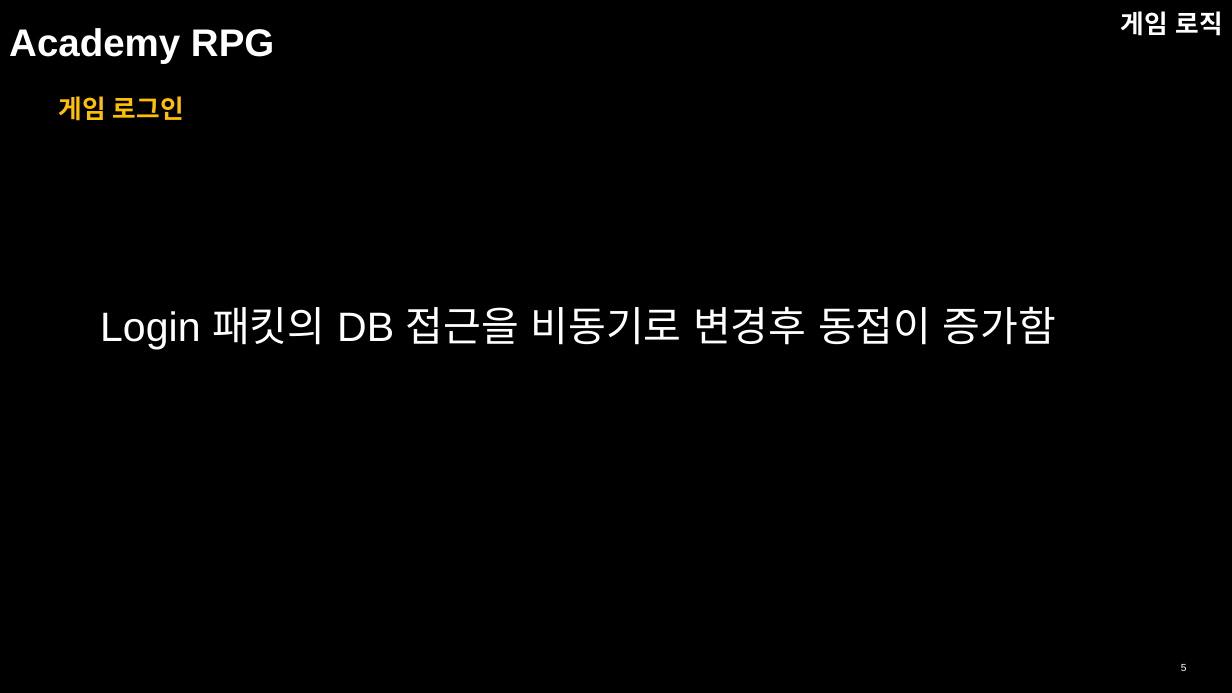
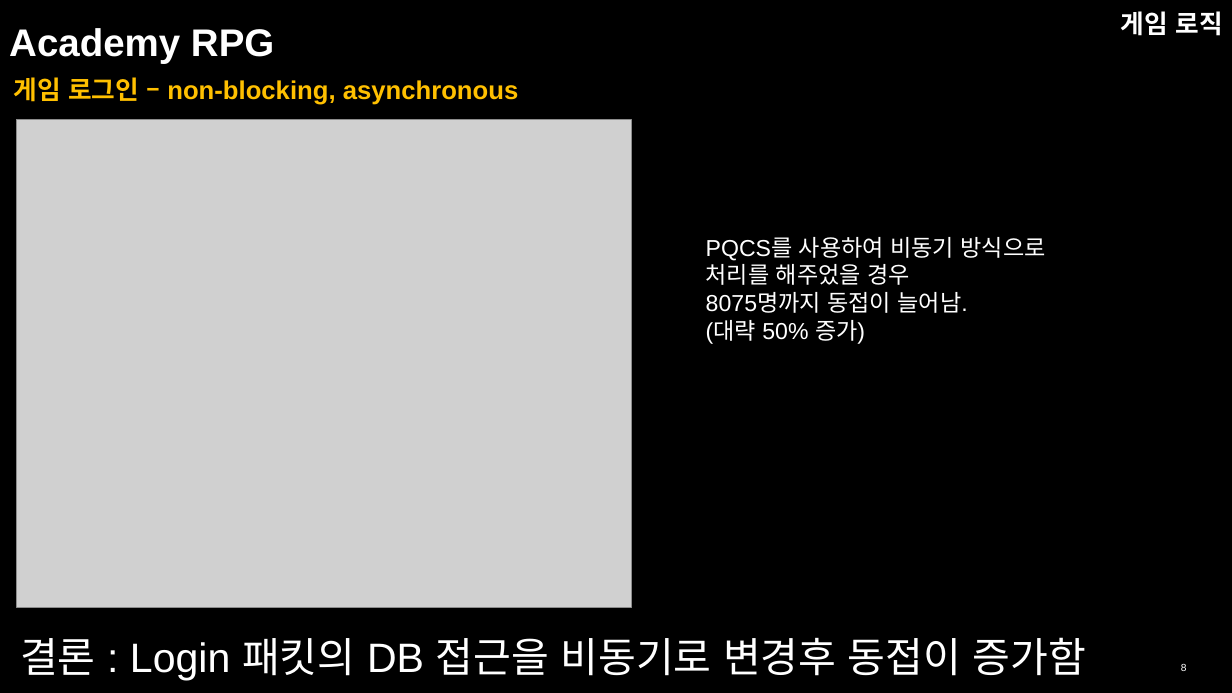
Before and after one commit to NewbieProgrammerCrew/graduation-project, a slide deck: slide 8 of 포트폴리오/이종혁 포트폴리오.pptx (slide 5 before the commit). Drawn at 1232x693 pixels with LibreOffice and Linux fonts; fonts in the diff are those of the drawing; grey boxes stand for pictures. Boxes give left, top, right and bottom in pixels: in the first picture for what was removed or moved away, otherwise in the second. Text is boxed around its words. In the diff, an @@ line names an element or a change of style, - is before the commit and + after.

```diff
--- a/포트폴리오/이종혁 포트폴리오.pptx
+++ b/포트폴리오/이종혁 포트폴리오.pptx
@@ text at (14, 77, 519, 105): text changed @@
-게임 로그인
+게임 로그인 – non-blocking, asynchronous
@@ picture added at (17, 120, 631, 608) @@
@@ text added at (706, 237, 1046, 344), 18 pt, text #FFFFFF @@
+PQCS를 사용하여 비동기 방식으로 처리를 해주었을 경우
+8075명까지 동접이 늘어남.
+(대략 50% 증가)
@@ text at (20, 637, 1086, 680): text changed @@
-Login 패킷의 DB 접근을 비동기로 변경후 동접이 증가함
+결론 : Login 패킷의 DB 접근을 비동기로 변경후 동접이 증가함
@@ page number at (1181, 664, 1187, 671): text changed @@
-5
+8
```
Also in this commit, not shown: 12 other slides changed, 9 slides added, 4 slides removed.
